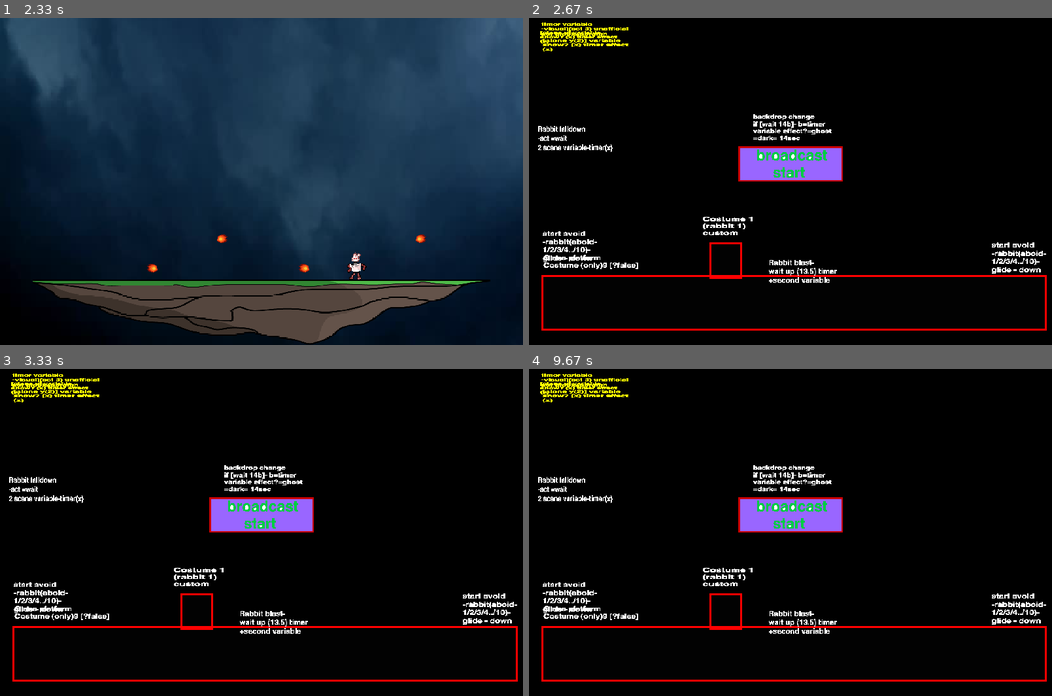
Above: before the commit, frames 1-4 (two rows, left to right).
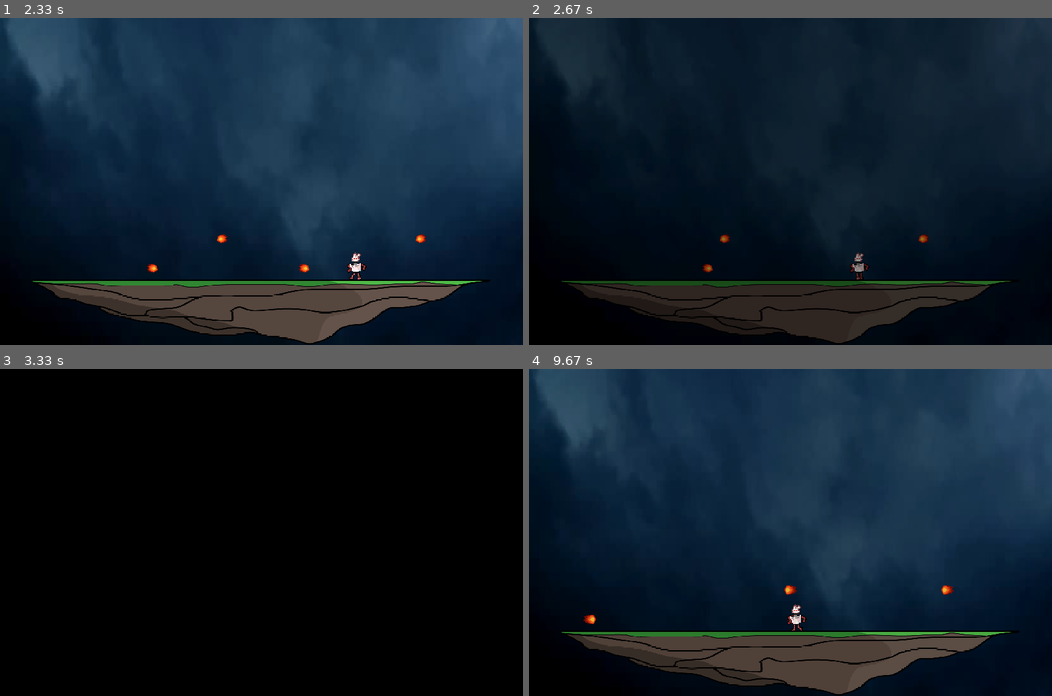
Above: after the commit, the same moments.

Repository: Glowecco/pygame-DodgeTheBeat
Game: pygame game, started from engine.py
The game is run twice, just before and just after one commit, with the same random seed, the same clock (stepped at 60 frames per second) and the same inputs.
Inputs (mouse positions are in pixels of both pictures, inside the frame that each line leads up to):
- Up to frame 1 (2.33 s): click (261, 165) at 0.38 s; hold Right 0.67-1.13 s; hold Up 1.17-1.47 s; hold Right 1.5-1.97 s; hold Left from 2 s (still down)
- Up to frame 2 (2.67 s): release Left at 2.53 s
- Up to frame 3 (3.33 s): no input
- Up to frame 4 (9.67 s): click (790, 516) at 3.45 s; hold Right 3.73-4.37 s; hold Left 4.4-4.87 s; hold Right 4.9-5.37 s; hold Up 5.4-5.7 s; hold Up 5.73-6.2 s; hold Left 6.23-6.77 s; hold Left 6.8-7.2 s; hold Up 7.23-7.6 s; hold Right 7.63-8.27 s; hold Left 8.3-8.77 s; hold Right 8.8-9.27 s; hold Left 9.3-9.6 s

Frame 1 is identical in both runs. In frame 2, 78% of the frame differs, in the area x 0-100%, y 0-100%; in frame 3, 5.9%; in frame 4, 92%.

Commit message:
added \'screen fade black on death\' feature

Diff:
--- a/Class_obstacles.py
+++ b/Class_obstacles.py
@@ -205,7 +205,6 @@
             self.image_fireground.set_alpha(self.alpha)
             if self.firegroundCostume_Index >= 7.5:
                 self.firegroundCostume_Index = 0
-
             if self.alpha < 0:
                 pass
             else:
--- a/game.py
+++ b/game.py
@@ -1,4 +1,5 @@
 import pygame
+from time import sleep
 from Class_player import Player
 from Class_obstacles import Obstacle
 
@@ -7,8 +8,11 @@
 def level1(screen, clock):
     # setup
     pygame.init()
+    fade = 0
+    death = False
+    countdown = 0
     Alive = True
-    DEBUGGING_MODE = 2
+    DEBUGGING_MODE = 1
     '''
     __DEBUGGING_MODE manual__ (input 1~4)
     ____________________________ ______________________________ _______________________ _______________
@@ -43,15 +47,29 @@
     #main loop
     bgm1.play()
     while True:
+        time = int(pygame.time.get_ticks()/100)
         #check for quit
         for event in pygame.event.get():
             if event.type == pygame.QUIT:
                 bgm1.stop()
                 pygame.quit()
                 exit()
-        if Alive == False:
+        if Alive == False and death == False:
+            countdown = time+1
+            death = True
+
+        if countdown == time:
             bgm1.stop()
+            blackscreen = pygame.Surface((800,500))
+            blackscreen.fill((0, 0, 0))
+            while fade < 150:
+                blackscreen.set_alpha(fade)
+                screen.blit(blackscreen, (0,0))
+                fade += 3
+                pygame.display.flip()
+                clock.tick(60)
             break
+
 
         #draw background
         screen.blit(background, (0,0))
